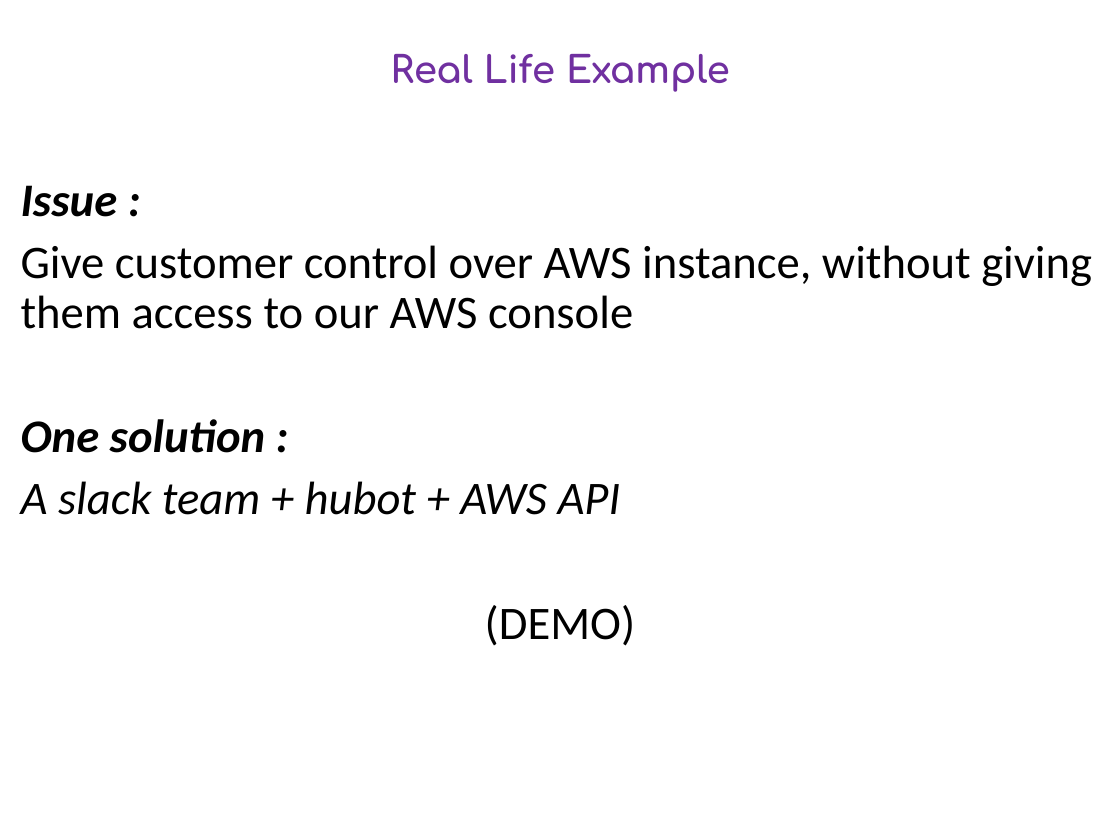
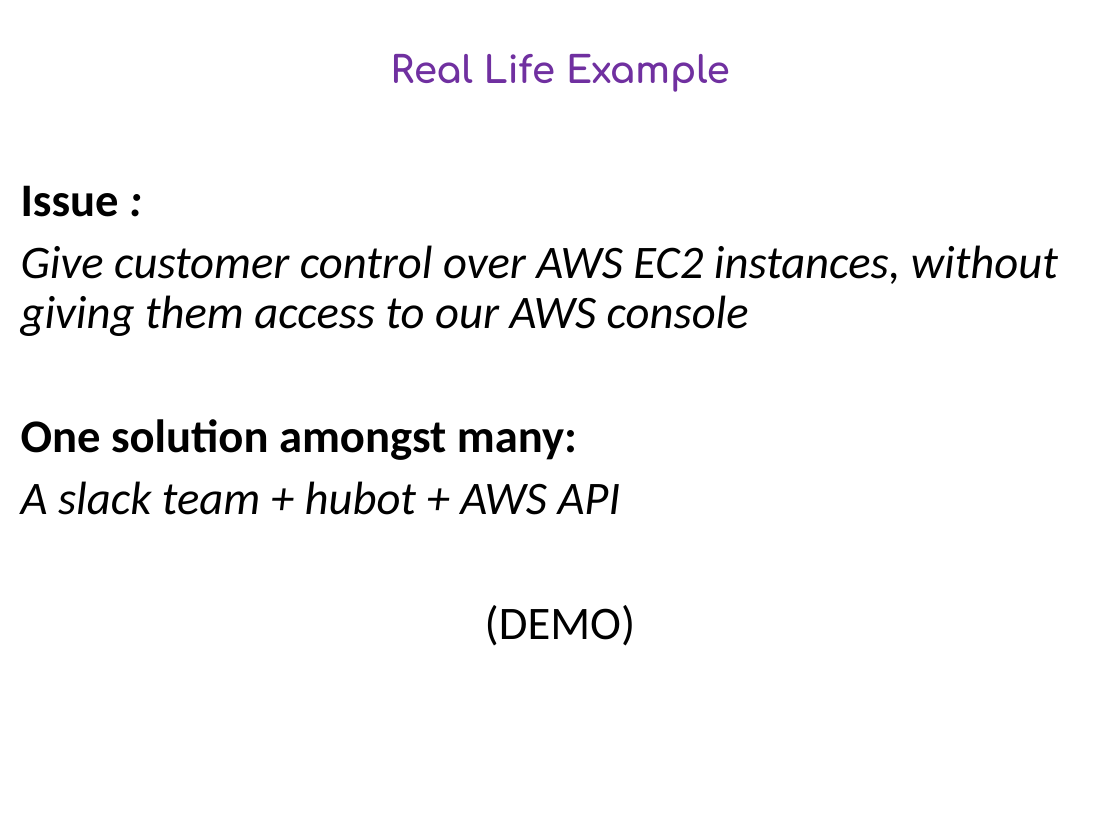
Before and after one commit to DevOpsPlayground/Hands-on-with-ChatOps, a slide deck: slide 7 of devops_playground_intro.pptx (slide 6 before the commit). Drawn at 1120x840 pixels with LibreOffice and Linux fonts; fonts in the diff are those of the drawing. Boxes give left, top, right and bottom in pixels: in the first picture for what was removed or moved away, otherwise in the second. Text is boxed around its words. In the diff, an @@ line names an element or a change of style, - is before the commit and + after.

```diff
--- a/devops_playground_intro.pptx
+++ b/devops_playground_intro.pptx
@@ text at bbox=[21, 185, 119, 217]: italic off in "Issue" @@
@@ text at bbox=[21, 245, 1058, 460]: text changed; italic on @@
-Give customer control over AWS instance, without giving them access to our AWS console
-One solution :
+Give customer control over AWS EC2 instances, without giving them access to our AWS console
+One solution amongst many:
```
Also in this commit, not shown: 6 other slides changed, 2 slides added.
